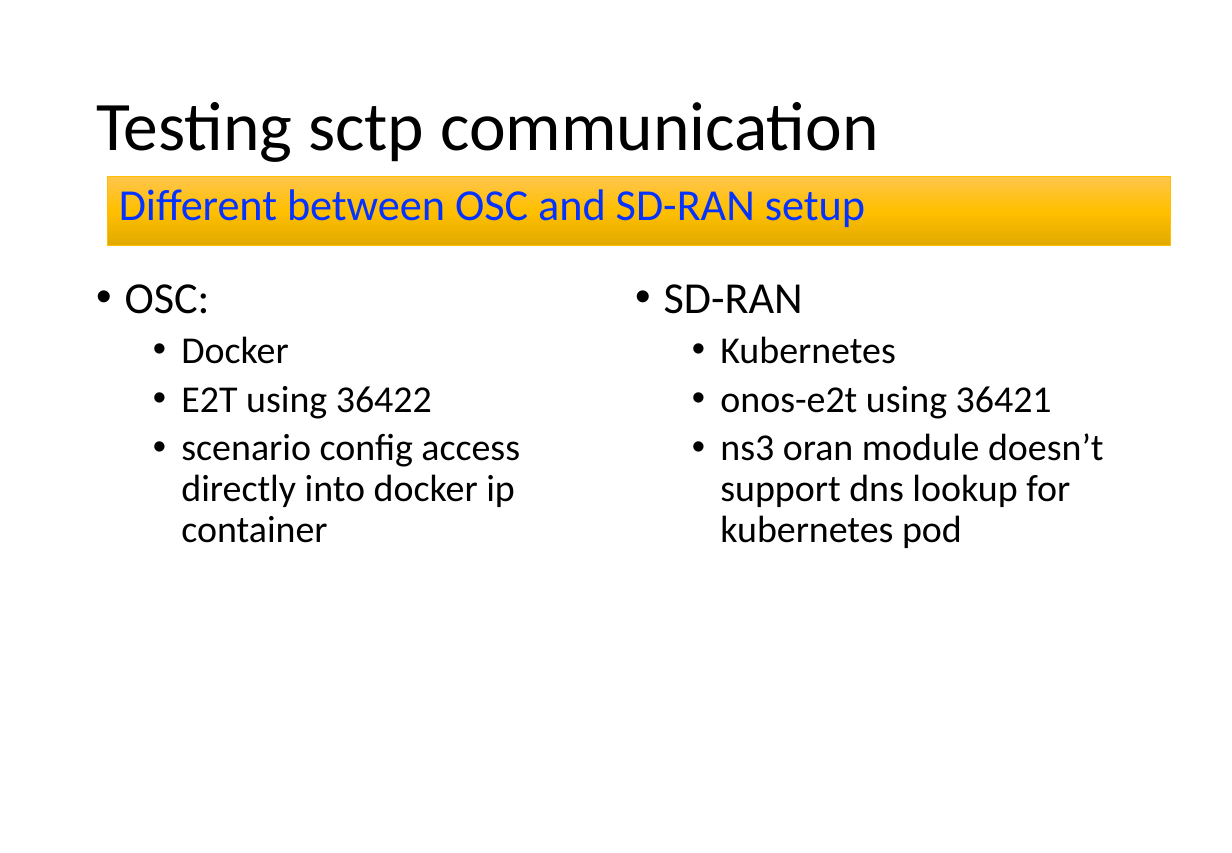
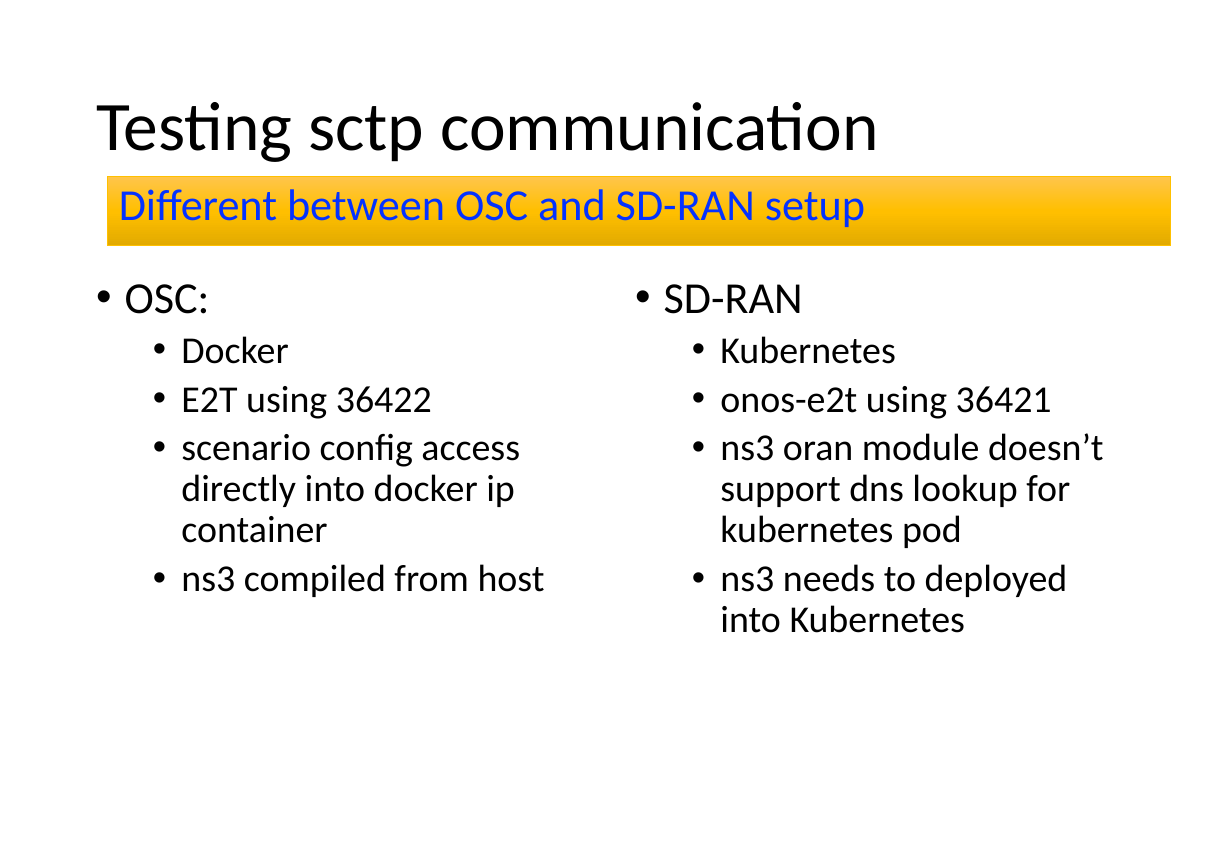
Before and after one commit to dhanifudin/presentation, a slide deck: slide 8 of O-RAN 20230227-20230303.pptx. Drawn at 1232x853 pixels with LibreOffice and Linux fonts; fonts in the diff are those of the drawing. Boxes give left, top, right and bottom in pixels: in the first picture for what was removed or moved away, otherwise in the second. Text is boxed around its words. In the diff, an @@ line names an element or a change of style, - is before the commit and + after.

Commit message:
update

```diff
--- a/O-RAN 20230227-20230303.pptx
+++ b/O-RAN 20230227-20230303.pptx
@@ text at <box>181,564,545,597</box>: paragraph added @@
+  • ns3 compiled from host
@@ text at <box>720,564,1068,633</box>: paragraph added @@
+  • ns3 needs to deployed into Kubernetes
```
Also in this commit, not shown: 1 other slide changed.
